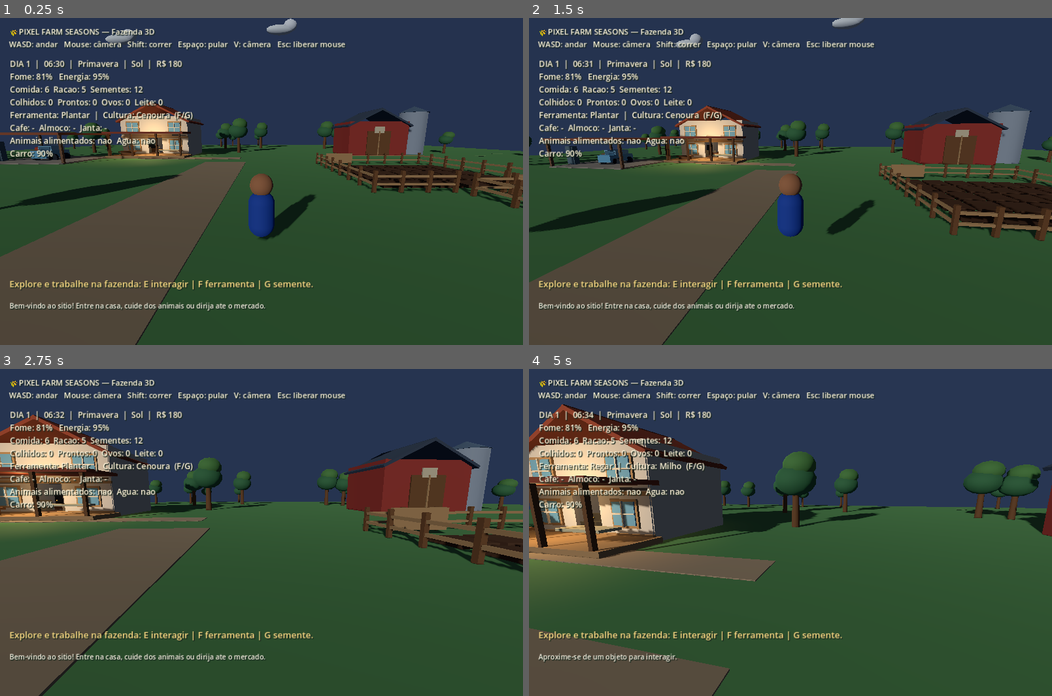
Above: before the commit, frames 1-4 (two rows, left to right).
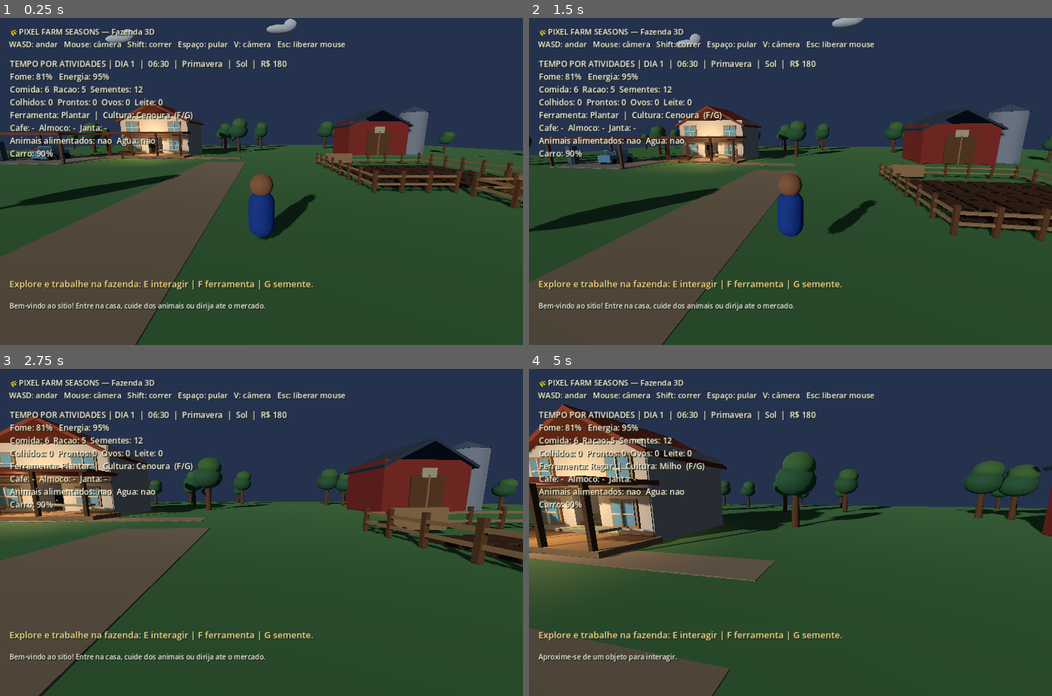
Above: after the commit, the same moments.

Repository: juniordev830/pixel-farm-seasons
Game: Godot game, scene res://scenes/farm_world.tscn
The game is run twice, just before and just after one commit, with the same random seed, the same clock (stepped at 60 frames per second) and the same inputs.
Inputs (mouse positions are in pixels of both pictures, inside the frame that each line leads up to):
- Up to frame 1 (0.25 s): no input
- Up to frame 2 (1.5 s): tap Enter at 0.5 s; move the mouse to (816, 181) at 0.52 s; hold Ctrl (crouch) 0.53-1.28 s; hold W (move_forward) from 0.53 s (still down); tap Space (jump) at 0.77 s; move the mouse to (764, 181) at 1.27 s; tap Shift (sprint) at 1.35 s
- Up to frame 3 (2.75 s): keep holding W (move_forward); tap Space (jump) at 1.52 s; move the mouse to (271, 525) at 2.02 s; hold V (toggle_camera) from 2.03 s (still down)
- Up to frame 4 (5 s): keep holding W (move_forward); move the mouse to (785, 539) at 2.77 s; release V (toggle_camera) at 2.78 s; tap F at 2.85 s; tap Space (jump) at 3.02, 3.77, 4.52 s; move the mouse to (827, 535) at 3.52 s; tap G at 3.6 s; move the mouse to (748, 529) at 4.27 s; tap E at 4.35 s

The runs differ from the first frame. In frame 1, 0.8% of the frame differs, in the area x 1-55%, y 12-50%; in frame 2, 0.9%; in frame 3, 1.0%; in frame 4, 1.4%, in the area x 0-100%, y 12-65%.

Commit message:
feat(clock): advance farm time by actions and distance rather than wall seconds

Diff:
--- a/godot/scripts/life_sim.gd
+++ b/godot/scripts/life_sim.gd
@@ -5,7 +5,7 @@
 
 const SAVE_PATH := "user://pixel_farm_life_save.json"
 const DAY_MINUTES := 1440.0
-const MINUTES_PER_SECOND := 1.0
+const TimeRules = preload("res://scripts/rural_time.gd")
 
 var farmer: CharacterBody3D
 var car: CharacterBody3D
@@ -43,6 +43,7 @@
 var initialized := false
 var save_tick := 0.0
 var lighting_tick := 0.0
+var last_travel_position := Vector3.ZERO
 
 
 func _ready() -> void:
@@ -65,6 +66,7 @@
     if farm_system != null:
         farm_system.call("ensure_initialized")
     _load_progress()
+    last_travel_position = farmer.global_position
     _refresh_devices()
     _update_light()
     _announce("Bem-vindo ao sitio! Entre na casa, cuide dos animais ou dirija ate o mercado.")
@@ -333,23 +335,45 @@
 func _process(delta: float) -> void:
     if not initialized:
         return
-    minutes += delta * MINUTES_PER_SECOND
-    if minutes >= DAY_MINUTES:
-        minutes -= DAY_MINUTES
-        day += 1
-        _daily_reset()
-        _announce("Amanheceu um novo dia na fazenda.")
-    hunger = maxf(0.0, hunger - delta * 0.035)
-    energy = maxf(0.0, energy - delta * (0.028 if minutes < 1260.0 else 0.045))
-    lighting_tick += delta
+    # A hora nao anda so porque o usuario deixou o jogo aberto.
+    # Apenas deslocamento e atividades do fazendeiro avancam o relogio.
+    _measure_travel()
     save_tick += delta
-    if lighting_tick > 0.8:
-        _update_light()
-        lighting_tick = 0.0
     if save_tick > 30.0:
         _save_progress()
         save_tick = 0.0
     _update_hud()
+
+
+func advance_activity(activity: String) -> void:
+    advance_minutes(TimeRules.activity_minutes(activity))
+
+
+func advance_minutes(amount: float) -> void:
+    if not is_finite(amount) or amount <= 0.0:
+        return
+    minutes += amount
+    hunger = maxf(0.0, hunger - amount * 0.06)
+    energy = maxf(0.0, energy - amount * 0.04)
+    while minutes >= DAY_MINUTES:
+        minutes -= DAY_MINUTES
+        day += 1
+        _daily_reset()
+    _update_light()
+
+
+func _measure_travel() -> void:
+    var current := car.global_position if driving and car != null else farmer.global_position
+    var distance := current.distance_to(last_travel_position)
+    last_travel_position = current
+    # Pulos de posicao (teleportes, carregamento) nao consomem tempo.
+    if distance <= 0.0 or distance > 25.0:
+        return
+    advance_minutes(TimeRules.travel_minutes(distance, driving))
+
+
+func _reset_travel_position() -> void:
+    last_travel_position = car.global_position if driving and car != null else farmer.global_position
 
 
 func _physics_process(delta: float) -> void:
@@ -400,29 +424,41 @@
     match String(target["kind"]):
         "farm":
             if farm_system != null:
-                _announce(String(farm_system.call("interact", int(target["plot_index"]))))
+                var message: String = String(farm_system.call("interact", int(target["plot_index"])))
+                _announce(message)
+                if message.contains("plantado!"):
+                    advance_activity("plantar")
+                elif message.begins_with("Canteiro regado!"):
+                    advance_activity("regar")
+                elif message.begins_with("Colheu "):
+                    advance_activity("colher")
         "fridge":
             if food < 1:
                 _announce("Geladeira vazia! Compre mantimentos na venda da vila.")
             else:
                 ready_meal = true
+                advance_activity("preparar_refeicao")
                 _announce("Geladeira aberta: ingredientes separados. Va ate a mesa para comer.")
         "eat":
             _have_meal()
         "tv":
             tv_on = not tv_on
+            if tv_on:
+                advance_activity("assistir_tv")
             _announce("TV ligada: canal rural do jogo (tela demonstrativa)." if tv_on else "TV desligada.")
         "radio":
             radio_on = not radio_on
             _announce("Radio ligado: interface demonstrativa, audio ainda nao implementado." if radio_on else "Radio desligado.")
         "notebook":
             notebook_on = not notebook_on
+            if notebook_on:
+                advance_activity("usar_notebook")
             _announce("Notebook: rede ficticia da fazenda. Dia %d, hora %s, estoque %d alimentos." % [day, _time_string(), food] if notebook_on else "Notebook desligado.")
         "sleep":
             _sleep()
         "hammock":
+            advance_activity("descansar_rede")
             energy = minf(100.0, energy + 18.0)
-            minutes += 45.0
             _announce("Descansou na rede por 45 minutos. Energia recuperada.")
         "feed":
             if cow_fed:
@@ -432,12 +468,14 @@
             else:
                 feed -= 1
                 cow_fed = true
+                advance_activity("alimentar_animais")
                 _announce("Voce alimentou a vaca e as galinhas. +bem-estar.")
         "water":
             if animals_watered:
                 _announce("Bebedouros ja foram abastecidos hoje.")
             else:
                 animals_watered = true
+                advance_activity("colocar_agua")
                 _announce("Agua limpa distribuida no curral e galinheiro.")
         "milk":
             if cow_milked:
@@ -448,6 +486,7 @@
                 milk += 2
                 cow_milked = true
                 coins += 12
+                advance_activity("ordenhar")
                 _announce("Ordenha concluida: +2 leite, +R$ 12 pela venda automatica.")
         "eggs":
             if eggs_collected:
@@ -458,6 +497,7 @@
                 eggs += 3
                 eggs_collected = true
                 coins += 9
+                advance_activity("recolher_ovos")
                 _announce("Coletou 3 ovos e recebeu R$ 9 pela venda automatica.")
         "repair":
             if coins < 20:
@@ -467,6 +507,7 @@
             else:
                 coins -= 20
                 car_condition = 100.0
+                advance_activity("reparar_carro")
                 _announce("Carro revisado na oficina. Condicao 100%.")
         "car":
             _enter_car()
@@ -477,6 +518,7 @@
                 var sold := harvested
                 coins += sold * 5
                 harvested = 0
+                advance_activity("mercado")
                 _announce("Vendeu %d produtos da horta por R$ %d! E novamente para comprar." % [sold, sold * 5])
             elif coins < 30:
                 _announce("O kit com comida, racao e sementes custa R$ 30.")
@@ -485,6 +527,7 @@
                 food += 4
                 feed += 3
                 seeds += 8
+                advance_activity("mercado")
                 _announce("Comprou +4 mantimentos, +3 racoes e +8 sementes por R$ 30.")
     _refresh_devices()
     _save_progress()
@@ -512,6 +555,7 @@
         meals[meal] = true
         hunger = minf(100.0, hunger + 45.0)
         energy = minf(100.0, energy + 7.0)
+        advance_activity(TimeRules.meal_activity(meal))
         _announce("Refeicao realizada: %s. Fome +45, energia +7." % meal.capitalize())
 
 
@@ -521,6 +565,7 @@
     day += 1
     minutes = 390.0
     _daily_reset()
+    _reset_travel_position()
     hunger = maxf(35.0, hunger - 10.0)
     energy = 100.0
     _announce("Bom dia! O fazendeiro dormiu e acordou as 06:30.")
@@ -543,6 +588,7 @@
         _announce("Carro precisa de reparo na oficina.")
         return
     driving = true
+    _reset_travel_position()
     farmer.set_physics_process(false)
     var visuals := farmer.get_node_or_null("Visuals") as Node3D
     if visuals != null:
@@ -554,6 +600,7 @@
     driving = false
     var offset := car.global_transform.basis.x * 2.2
     farmer.global_position = car.global_position + offset + Vector3(0, 0.8, 0)
+    _reset_travel_position()
     farmer.set_physics_process(true)
     var visuals := farmer.get_node_or_null("Visuals") as Node3D
     if visuals != null:
@@ -614,7 +661,7 @@
         ready = int(farm_system.call("crops_ready"))
         tool = String(farm_system.call("tool_name"))
         crop = String(farm_system.call("seed_name"))
-    hud_stats.text = "DIA %d  |  %s  |  %s  |  %s  |  R$ %d\nF …(235 unchanged characters)…
+    hud_stats.text = "TEMPO POR ATIVIDADES | DIA %d  |  %s  |  %s  |  %s  |  R$ %d\nF …(235 unchanged characters)…
         day, _time_string(), _season(), _weather_label(), coins,
         int(hunger), int(energy),
         food, feed, seeds, harvested, ready, eggs, milk,
